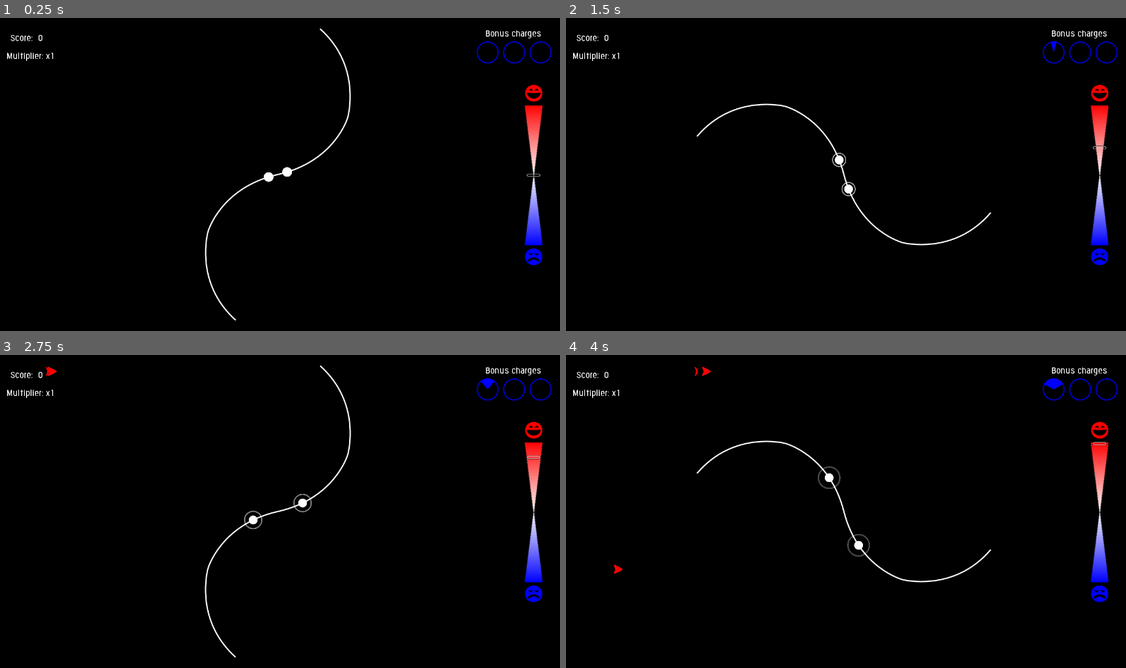
Above: before the commit, frames 1-4 (two rows, left to right).
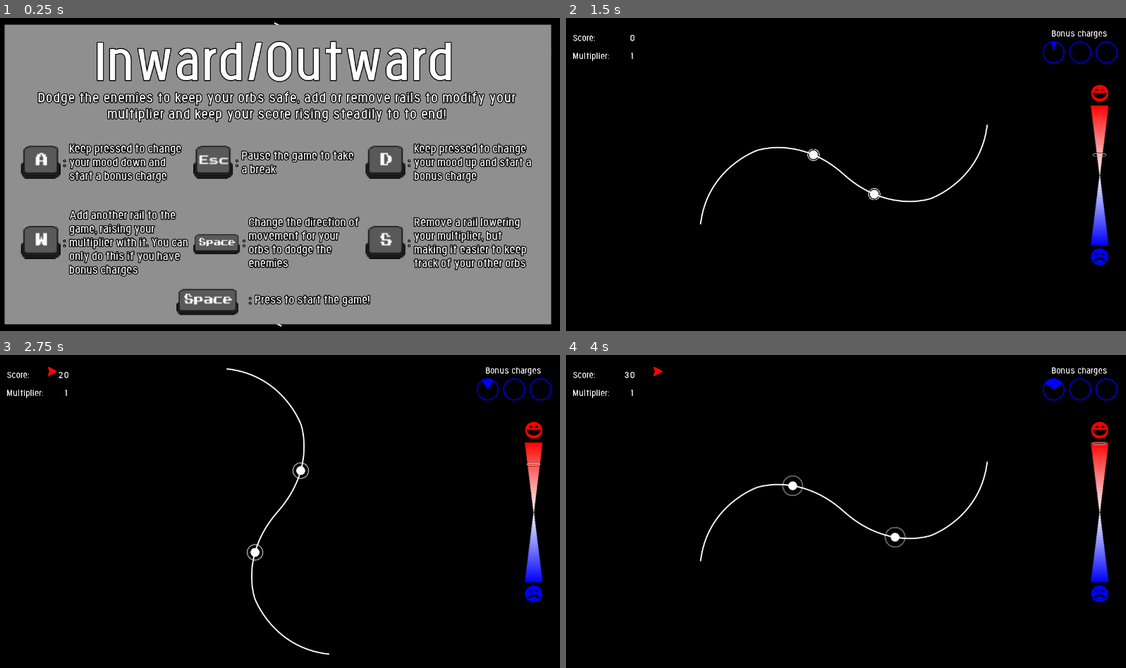
Above: after the commit, the same moments.

Repository: Aramatis/HRM-Game
Game: Godot game, scene res://scenes/levels/inward_outward/inward_outward.tscn
Two runs of this game, one before a commit and one after it. Both use one fixed random seed, a clock stepped at 60 frames per second and the inputs below. This scene is started directly instead of the project's main scene.
Inputs (mouse positions are in pixels of both pictures, inside the frame that each line leads up to):
- Up to frame 1 (0.25 s): no input
- Up to frame 2 (1.5 s): tap Enter at 0.5 s; move the mouse to (874, 174) at 0.52 s; hold Space (main_action) 0.53-1.28 s; hold D (valence_up) from 0.53 s (still down); move the mouse to (818, 174) at 1.27 s; tap W (apply_bonus) at 1.35 s
- Up to frame 3 (2.75 s): keep holding D (valence_up); tap Space (main_action) at 1.55 s; move the mouse to (291, 505) at 2.02 s; hold Space (main_action) from 2.03 s (still down)
- Up to frame 4 (4 s): keep holding D (valence_up); move the mouse to (834, 517) at 2.77 s; release Space (main_action) at 2.78 s; tap S (secondary_action) at 2.85 s; tap Space (main_action) at 3.05 s; move the mouse to (885, 514) at 3.52 s; hold Space (main_action) from 3.53 s (still down)

The runs differ from the first frame. In frame 1, 89% of the frame differs, in the area x 0-99%, y 1-99%; in frame 2, 1.2%; in frame 3, 1.3%; in frame 4, 1.4%.
Error in both runs: Assertion failed. (res://scripts/autoload/settings.gd:40)

Commit message:
Added level introduction screen

Diff:
--- /dev/null
+++ b/scenes/gui/button_tooltip.tscn
@@ -0,0 +1,55 @@
+[gd_scene load_steps=5 format=2]
+
+[ext_resource path="res://assets/theme/fonts/menu_panel_title.tres" type="DynamicFont" id=1]
+[ext_resource path="res://art/keys/Esc-Key.png" type="Texture" id=2]
+[ext_resource path="res://scripts/gui/button_tooltip.gd" type="Script" id=3]
+
+[sub_resource type="AtlasTexture" id=1]
+flags = 4
+atlas = ExtResource( 2 )
+region = Rect2( 0, 5, 32, 27 )
+
+[node name="ButtonTooltip" type="HBoxContainer"]
+margin_right = 383.0
+margin_bottom = 209.0
+grow_vertical = 2
+size_flags_horizontal = 3
+size_flags_vertical = 3
+alignment = 1
+script = ExtResource( 3 )
+__meta__ = {
+"_edit_use_anchors_": false
+}
+button_text = "Write here what the button does in this level."
+button_texture = SubResource( 1 )
+button_stretch_ratio = 2.0
+
+[node name="ButtonTexture" type="TextureRect" parent="."]
+margin_right = 90.0
+margin_bottom = 209.0
+rect_clip_content = true
+size_flags_horizontal = 3
+size_flags_stretch_ratio = 2.0
+texture = SubResource( 1 )
+stretch_mode = 6
+
+[node name="Colon" type="Label" parent="."]
+margin_left = 98.0
+margin_top = 92.0
+margin_right = 103.0
+margin_bottom = 117.0
+custom_fonts/font = ExtResource( 1 )
+text = ":"
+
+[node name="Effect" type="Label" parent="."]
+margin_left = 111.0
+margin_right = 383.0
+margin_bottom = 209.0
+grow_vertical = 2
+size_flags_horizontal = 3
+size_flags_vertical = 5
+size_flags_stretch_ratio = 6.0
+custom_fonts/font = ExtResource( 1 )
+text = "Write here what the button does in this level."
+valign = 1
+autowrap = true
--- /dev/null
+++ b/scenes/levels/color_runner/color_runner.tscn
@@ -0,0 +1,11 @@
+[gd_scene load_steps=2 format=2]
+
+[ext_resource path="res://scenes/levels/base_level.tscn" type="PackedScene" id=1]
+
+[node name="LevelController" instance=ExtResource( 1 )]
+
+[node name="PlatformManager" type="Node2D" parent="World/EnvironmentController" index="0"]
+
+[node name="ObstacleManager" type="Node2D" parent="World/EnvironmentController" index="1"]
+
+[node name="Character" type="Node2D" parent="World/PlayerController" index="0"]
--- a/scenes/levels/inward_outward/inward_outward.tscn
+++ b/scenes/levels/inward_outward/inward_outward.tscn
@@ -25,3 +25,8 @@
 margin_top = 0.200001
 margin_right = 0.400024
 margin_bottom = 0.200012
+level_name = "Inward/Outward"
+level_flavor_text = "Dodge the enemies to keep your orbs safe, add or remove rails to modify your multiplier and keep your score rising steadily to to end!"
+bonus_action_text = "Add another rail to the game, raising your multiplier with it. You can only do this if you have bonus charges"
+main_action_text = "Change the direction of movement for your orbs to dodge the enemies"
+second_action_text = "Remove a rail lowering your multiplier, but making it easier to keep track of your other orbs"
--- a/scenes/levels/level_gui/level_gui.tscn
+++ b/scenes/levels/level_gui/level_gui.tscn
@@ -1,10 +1,46 @@
-[gd_scene load_steps=6 format=2]
+[gd_scene load_steps=19 format=2]
 
 [ext_resource path="res://scenes/gui/affective_slider.tscn" type="PackedScene" id=1]
 [ext_resource path="res://assets/theme/fonts/main_title.tres" type="DynamicFont" id=2]
+[ext_resource path="res://art/keys/Space-Key On.png" type="Texture" id=3]
 [ext_resource path="res://scripts/levels/level_gui/level_gui.gd" type="Script" id=4]
 [ext_resource path="res://scenes/levels/level_gui/score_panel.tscn" type="PackedScene" id=5]
 [ext_resource path="res://scenes/levels/level_gui/bonus_gui.tscn" type="PackedScene" id=6]
+[ext_resource path="res://art/keys/Space-Key Off.png" type="Texture" id=7]
+[ext_resource path="res://assets/theme/fonts/menu_panel_subtitle.tres" type="DynamicFont" id=8]
+[ext_resource path="res://scenes/gui/button_tooltip.tscn" type="PackedScene" id=9]
+[ext_resource path="res://art/keys/A-Key.png" type="Texture" id=10]
+[ext_resource path="res://art/keys/W-Key.png" type="Texture" id=11]
+[ext_resource path="res://art/keys/D-Key.png" type="Texture" id=12]
+[ext_resource path="res://art/keys/S-Key.png" type="Texture" id=13]
+
+[sub_resource type="AtlasTexture" id=2]
+flags = 4
+atlas = ExtResource( 10 )
+region = Rect2( 0, 5, 32, 27 )
+
+[sub_resource type="AtlasTexture" id=1]
+flags = 4
+atlas = ExtResource( 12 )
+region = Rect2( 0, 5, 32, 27 )
+
+[sub_resource type="AtlasTexture" id=3]
+flags = 4
+atlas = ExtResource( 11 )
+region = Rect2( 0, 5, 32, 27 )
+
+[sub_resource type="AtlasTexture" id=4]
+flags = 4
+atlas = ExtResource( 13 )
+region = Rect2( 0, 5, 32, 27 )
+
+[sub_resource type="AnimatedTexture" id=5]
+flags = 4
+frames = 2
+fps = 2.0
+frame_0/texture = ExtResource( 7 )
+frame_1/texture = ExtResource( 3 )
+frame_1/delay_sec = 0.0
 
 [node name="LevelGui" type="Control"]
 pause_mode = 2
@@ -15,9 +51,15 @@
 mouse_filter = 2
 script = ExtResource( 4 )
 __meta__ = {
+"_edit_lock_": true,
 "_edit_use_anchors_": false
 }
 slider_location = 3
+level_name = "Level Name"
+level_flavor_text = "This is the level flavor text, put a little intro here explaining the level objective and mechanics."
+bonus_action_text = "Bonus action description."
+main_action_text = "Main action description."
+second_action_text = "Secondary action description."
 
 [node name="ScorePanel" parent="." instance=ExtResource( 5 )]
 margin_right = -3.05176e-05
@@ -79,3 +121,144 @@
 __meta__ = {
 "_edit_use_anchors_": false
 }
+
+[node name="IntroLayer" type="CanvasLayer" parent="."]
+pause_mode = 2
+layer = 127
+
+[node name="Panel" type="ColorRect" parent="IntroLayer"]
+anchor_right = 1.0
+anchor_bottom = 1.0
+margin_left = 20.0
+margin_top = 20.0
+margin_right = -20.0
+margin_bottom = -20.0
+color = Color( 0.560784, 0.560784, 0.560784, 1 )
+__meta__ = {
+"_edit_use_anchors_": false
+}
+
+[node name="PanelLayout" type="VBoxContainer" parent="IntroLayer/Panel"]
+anchor_left = 0.03
+anchor_top = 0.03
+anchor_right = 0.97
+anchor_bottom = 0.97
+grow_horizontal = 2
+grow_vertical = 2
+__meta__ = {
+"_edit_use_anchors_": false
+}
+
+[node name="LevelName" type="Label" parent="IntroLayer/Panel/PanelLayout"]
+margin_right = 1165.0
+margin_bottom = 121.0
+grow_horizontal = 2
+grow_vertical = 2
+rect_pivot_offset = Vector2( 583, 61 )
+size_flags_vertical = 1
+custom_fonts/font = ExtResource( 2 )
+text = "Level Name"
+align = 1
+__meta__ = {
+"_edit_use_anchors_": false
+}
+
+[node name="LevelFlavorText" type="Label" parent="IntroLayer/Panel/PanelLayout"]
+margin_top = 129.0
+margin_right = 1165.0
+margin_bottom = 197.0
+grow_horizontal = 2
+grow_vertical = 2
+rect_pivot_offset = Vector2( 583, 61 )
+size_flags_vertical = 1
+custom_fonts/font = ExtResource( 8 )
+text = "This is the level flavor text, put a little intro here explaining the level objective and mechanics "
+align = 1
+autowrap = true
+__meta__ = {
+"_edit_use_anchors_": false
+}
+
+[node name="DefaultButtons" type="HBoxContainer" parent="IntroLayer/Panel/PanelLayout"]
+margin_top = 205.0
+margin_right = 1165.0
+margin_bottom = 379.0
+size_flags_vertical = 3
+size_flags_stretch_ratio = 0.5
+
+[node name="ValenceDown" parent="IntroLayer/Panel/PanelLayout/DefaultButtons" instance=ExtResource( 9 )]
+margin_bottom = 174.0
+button_text = "Keep pressed to change your mood down and start a bonus charge"
+button_texture = SubResource( 2 )
+
+[node name="PauseButton" parent="IntroLayer/Panel/PanelLayout/DefaultButtons" instance=ExtResource( 9 )]
+margin_left = 391.0
+margin_right = 774.0
+margin_bottom = 174.0
+button_text = "Pause the game to take a break"
+
+[node name="ValenceUp" parent="IntroLayer/Panel/PanelLayout/DefaultButtons" instance=ExtResource( 9 )]
+margin_left = 782.0
+margin_right = 1165.0
+margin_bottom = 174.0
+button_text = "Keep pressed to change your mood up and start a bonus charge"
+button_texture = SubResource( 1 )
+
+[node name="LevelButtons" type="HBoxContainer" parent="IntroLayer/Panel/PanelLayout"]
+margin_top = 387.0
+margin_right = 1165.0
+margin_bottom = 561.0
+size_flags_vertical = 3
+size_flags_stretch_ratio = 0.5
+
+[node name="BonusAction" parent="IntroLayer/Panel/PanelLayout/LevelButtons" instance=ExtResource( 9 )]
+margin_bottom = 174.0
+button_text = "Bonus action description."
+button_texture = SubResource( 3 )
+
+[node name="PrimaryAction" parent="IntroLayer/Panel/PanelLayout/LevelButtons" instance=ExtResource( 9 )]
+margin_left = 391.0
+margin_right = 774.0
+margin_bottom = 174.0
+button_text = "Main action description."
+button_texture = ExtResource( 7 )
+button_stretch_ratio = 2.5
+
+[node name="SecondaryAction" parent="IntroLayer/Panel/PanelLayout/LevelButtons" instance=ExtResource( 9 )]
+margin_left = 782.0
+margin_right = 1165.0
+margin_bottom = 174.0
+button_text = "Secondary action description."
+button_texture = SubResource( 4 )
+
+[node name="StartTooltip" type="HBoxContainer" parent="IntroLayer/Panel/PanelLayout"]
+margin_top = 569.0
+margin_right = 1165.0
+margin_bottom = 639.0
+size_flags_horizontal = 3
+size_flags_vertical = 3
+size_flags_stretch_ratio = 0.2
+alignment = 1
+
+[node name="Padding1" type="Control" parent="IntroLayer/Panel/PanelLayout/StartTooltip"]
+margin_right = 328.0
+margin_bottom = 70.0
+size_flags_horizontal = 3
+size_flags_vertical = 3
+size_flags_stretch_ratio = 0.6
+
+[node name="ButtonTooltip" parent="IntroLayer/Panel/PanelLayout/StartTooltip" instance=ExtResource( 9 )]
+margin_left = 336.0
+margin_right = 883.0
+margin_bottom = 70.0
+button_text = "Press to start the game!"
+button_texture = SubResource( 5 )
+button_stretch_ratio = 3.0
+
+[node name="Padding2" type="Control" parent="IntroLayer/Panel/PanelLayout/StartTooltip"]
+margin_left = 891.0
+margin_right = 1165.0
+margin_bottom = 70.0
+size_flags_horizontal = 3
+size_flags_vertical = 3
+size_flags_stretch_ratio = 0.5
--- a/scenes/levels/level_gui/score_panel.tscn
+++ b/scenes/levels/level_gui/score_panel.tscn
@@ -5,9 +5,11 @@
 
 [node name="ScorePanel" type="Control"]
 pause_mode = 1
-anchor_right = 0.125
+anchor_right = 0.11
 anchor_bottom = 0.125
-rect_min_size = Vector2( 160, 42 )
+margin_right = -0.800003
+margin_bottom = 7.62939e-06
+rect_min_size = Vector2( 141, 42 )
 mouse_filter = 2
 size_flags_horizontal = 0
 size_flags_vertical = 0
@@ -23,7 +25,6 @@
 anchor_bottom = 0.5
 margin_right = 0.199989
 text = "Score: "
-align = 2
 valign = 1
 __meta__ = {
 "_edit_lock_": true,
@@ -31,10 +32,11 @@
 }
 
 [node name="PointsLabel" type="Label" parent="."]
-anchor_left = 0.43
 anchor_right = 1.0
 anchor_bottom = 0.5
+grow_horizontal = 0
 text = "0"
+align = 2
 valign = 1
 __meta__ = {
 "_edit_lock_": true,
@@ -46,8 +48,7 @@
 anchor_right = 0.6
 anchor_bottom = 1.0
 margin_right = 3.0
-text = "Multiplier: x"
-align = 2
+text = "Multiplier: "
 valign = 1
 __meta__ = {
 "_edit_lock_": true,
@@ -61,7 +62,9 @@
 anchor_bottom = 1.0
 margin_left = -0.200012
 margin_right = -1.52588e-05
+grow_horizontal = 0
 text = "1"
+align = 2
 valign = 1
 __meta__ = {
 "_edit_lock_": true,
--- /dev/null
+++ b/scripts/gui/button_tooltip.gd
@@ -0,0 +1,63 @@
+tool
+extends HBoxContainer
+
+# * Signals
+
+# * Variables
+# Button function text
+export (String, MULTILINE) var button_text := "" setget set_button_text, get_button_text
+# Button texture
+export (Texture) var button_texture setget set_button_texture, get_button_texture
+# Button texture's stretch ratio
+export (float) var button_stretch_ratio setget set_button_stretch_ratio, get_button_stretch_ratio
+# Button texture's TextureRect
+var _texture_rect: TextureRect
+# Button function's label
+var _text_label: Label
+
+# * Functions
+
+
+# Called when the node enters the scene tree for the first time.
+func _ready() -> void:
+	_text_label = $Effect
+	_texture_rect = $ButtonTexture
+	set_button_text(button_text)
+	set_button_texture(button_texture)
+	set_button_stretch_ratio(button_stretch_ratio)
+
+
+# Sets the variable button_text to the given value
+func set_button_text(text: String) -> void:
+	if _text_label:
+		_text_label.set_text(text)
+	button_text = text
+
+
+# Returns the value of the variable button_text
+func get_button_text() -> String:
+	return button_text
+
+
+# Sets the variable button_texture to the given value
+func set_button_texture(texture: Texture) -> void:
+	if _texture_rect:
+		_texture_rect.set_texture(texture)
+	button_texture = texture
+
+
+# Returns the value of the variable button_texture
+func get_button_texture() -> Texture:
+	return button_texture
+
+
+# Sets the variable button_stretch_ratio to the given value
+func set_button_stretch_ratio(ratio: float) -> void:
+	if _texture_rect:
+		_texture_rect.set_stretch_ratio(ratio)
+	button_stretch_ratio = ratio
+
+
+# Returns the value of the variable button_stretch_ratio
+func get_button_stretch_ratio() -> float:
+	return button_stretch_ratio
--- a/scripts/levels/base_level/level_controller.gd
+++ b/scripts/levels/base_level/level_controller.gd
@@ -73,8 +73,11 @@
 		self, "_ignore_hrm_ready", "update_hr", "_handle_hrm_error"
 	)
 	level_gui.connect("valence_change", self, "_update_valence")
-	# Capture the user's mouse
-	Input.set_mouse_mode(Input.MOUSE_MODE_CAPTURED)
+	# Show user's mouse while the introduction screen is on
+	Input.set_mouse_mode(Input.MOUSE_MODE_VISIBLE)
+	# Pause the game while the introduction screen is on
+	get_tree().paused = true
+	_paused = true
 
 
 # Called when an input is given by the user
@@ -110,6 +113,11 @@
 		_end_timer.start()
 		_adjust_timer.start()
 		level_gui.set_active(true)
+		# Capture the user's mouse
+		Input.set_mouse_mode(Input.MOUSE_MODE_CAPTURED)
+		# Unpause the game
+		get_tree().paused = false
+		_paused = false
 
 
 # Ends the level
@@ -216,20 +224,22 @@
 
 # Handles any level wide effects of the main action
 func _on_main_pressed() -> void:
-	if not _paused:
+	if _started and not _paused:
 		get_tree().call_group("controllers", "main_used")
+	elif not _started:
+		start()
 
 
 # Handles any level wide effects of the secondary action
 func _on_secondary_pressed() -> void:
-	if not _paused:
+	if _started and not _paused:
 		get_tree().call_group("controllers", "secondary_used")
 
 
 # Handles any level wide effects of a bonus press, raises the multiplier if a
 # bonus can be used by default
 func _on_bonus_pressed() -> void:
-	if not _paused:
+	if _started and not _paused:
 		var used = level_gui.apply_bonus()
 		if used:
 			get_tree().call_group("controllers", "bonus_used")
@@ -238,13 +248,14 @@
 
 # Handles the pausing of the level
 func _on_pause_pressed() -> void:
-	if _paused:
-		Input.set_mouse_mode(Input.MOUSE_MODE_CAPTURED)
-		level_gui.hide_pause()
-		get_tree().paused = false
-		_paused = false
-	else:
-		Input.set_mouse_mode(Input.MOUSE_MODE_VISIBLE)
-		level_gui.show_pause()
-		get_tree().paused = true
-		_paused = true
+	if _started:
+		if _paused:
+			Input.set_mouse_mode(Input.MOUSE_MODE_CAPTURED)
+			level_gui.hide_pause()
+			get_tree().paused = false
+			_paused = false
+		else:
+			Input.set_mouse_mode(Input.MOUSE_MODE_VISIBLE)
+			level_gui.show_pause()
+			get_tree().paused = true
+			_paused = true
--- a/scripts/levels/level_gui/level_gui.gd
+++ b/scripts/levels/level_gui/level_gui.gd
@@ -13,8 +13,14 @@
 export (Edges) var slider_location := Edges.RIGHT setget set_slider_location, get_slider_location
 export (Corners) var bonus_location := Corners.UPPER_RIGHT setget set_bonus_location, get_bonus_location
 export (Corners) var score_location := Corners.UPPER_LEFT setget set_score_location, get_score_location
+export (String) var level_name := "" setget set_level_name, get_level_name
+export (String, MULTILINE) var level_flavor_text := "" setget set_level_flavor_text, get_level_flavor_text
+export (String, MULTILINE) var bonus_action_text := "" setget set_bonus_action_text, get_bonus_action_text
+export (String, MULTILINE) var main_action_text := "" setget set_main_action_text, get_main_action_text
+export (String, MULTILINE) var second_action_text := "" setget set_second_action_text, get_second_action_text
 var active := false setget set_active, get_active
 var _pause_layer: CanvasLayer
+var _intro_layer: CanvasLayer
 var _slider: Control
 var _bonus: Control
 var _score: Control
@@ -29,6 +35,12 @@
 	_bonus = $BonusGui
 	_score = $ScorePanel
 	_pause_layer = $PauseLayer
+	_intro_layer = $IntroLayer
+	set_level_name(level_name)
+	set_level_flavor_text(level_flavor_text)
+	set_main_action_text(main_action_text)
+	set_second_action_text(second_action_text)
+	set_bonus_action_text(bonus_action_text)
 	_current_multiplier = 1
 	_slider.connect("valence_increased", self, "valence_up")
 	_slider.connect("valence_decreased", self, "valence_down")
@@ -98,6 +110,8 @@
 func set_active(on: bool) -> void:
 	active = on
 	_score.set_active(on)
+	if _intro_layer:
+		remove_intro()
 
 
 # Returns the value of the variable active
@@ -134,6 +148,12 @@
 	_pause_layer.set_layer(-128)
 
 
+# Removes the intro screen
+func remove_intro() -> void:
+	if _intro_layer:
+		_intro_layer.queue_free()
+
+
 # Returns the current load speed for the bonus
 func get_bonus_load_spd() -> float:
 	return _bonus.get_load_speed()
@@ -152,3 +172,86 @@
 # Sets a new load speed for the bonus
 func set_score_spd(spd: float) -> void:
 	_score.set_score_speed(spd)
+
+
+# Sets the text of a variable in the intro screen
+func set_intro_screen_text(text: String, target_path: String, button := false):
+	if _intro_layer:
+		var target_node = _intro_layer.get_node(target_path)
+		if button:
+			target_node.set_button_text(text)
+		else:
+			target_node.set_text(text)
+
+
+# Gets the text of a variable in the intro screen
+func get_intro_screen_text(target_path: String, button := false) -> String:
+	var text := ""
+	if _intro_layer:
+		var target_node = _intro_layer.get_node(target_path)
+		if button:
+			target_node.get_button_text()
+		else:
+			target_node.get_text()
+	return text
+
+
+# Sets the variable level_name to the given value
+func set_level_name(lvl_name: String) -> void:
+	set_intro_screen_text(lvl_name, "Panel/PanelLayout/LevelName")
+	level_name = lvl_name
+
+
+# Returns the value of the variable level_name
+func get_level_name() -> String:
+	return level_name
+
+
+# Sets the variable level_flavor_text to the given value
+func set_level_flavor_text(flavor_text: String) -> void:
+	set_intro_screen_text(flavor_text, "Panel/PanelLayout/LevelFlavorText")
+	level_flavor_text = flavor_text
+
+
+# Returns the value of the variable level_flavor_text
+func get_level_flavor_text() -> String:
+	return level_flavor_text
+
+
+# Sets the variable bonus_action_text to the given value
+func set_bonus_action_text(action_text: String) -> void:
+	set_intro_screen_text(
+		action_text, "Panel/PanelLayout/LevelButtons/BonusAction", true
+	)
+	bonus_action_text = action_text
+
+
+# Returns the value of the variable bonus_action_text
+func get_bonus_action_text() -> String:
+	return bonus_action_text
+
+
+# Sets the variable main_action_text to the given value
+func set_main_action_text(action_text: String) -> void:
+	set_intro_screen_text(
+		action_text, "Panel/PanelLayout/LevelButtons/PrimaryAction", true
+	)
+	main_action_text = action_text
+
+
+# Returns the value of the variable main_action_text
+func get_main_action_text() -> String:
+	return main_action_text
+
+
+# Sets the variable second_action_text to the given value
+func set_second_action_text(action_text: String) -> void:
+	set_intro_screen_text(
+		action_text, "Panel/PanelLayout/LevelButtons/SecondaryAction", true
+	)
+	second_action_text = action_text
+
+
+# Returns the value of the variable second_action_text
+func get_second_action_text() -> String:
+	return second_action_text
--- a/scripts/levels/level_gui/score_panel.gd
+++ b/scripts/levels/level_gui/score_panel.gd
@@ -16,13 +16,13 @@
 var _multiplier_gui: Label
 var _anchors := {
 	Location.UPPER_LEFT:
-	{MARGIN_LEFT: 0, MARGIN_RIGHT: 0.125, MARGIN_TOP: 0, MARGIN_BOTTOM: 0.1},
+	{MARGIN_LEFT: 0, MARGIN_RIGHT: 0.11, MARGIN_TOP: 0, MARGIN_BOTTOM: 0.1},
 	Location.UPPER_RIGHT:
-	{MARGIN_LEFT: 0.875, MARGIN_RIGHT: 1, MARGIN_TOP: 0, MARGIN_BOTTOM: 0.1},
+	{MARGIN_LEFT: 0.89, MARGIN_RIGHT: 1, MARGIN_TOP: 0, MARGIN_BOTTOM: 0.1},
 	Location.LOWER_LEFT:
-	{MARGIN_LEFT: 0, MARGIN_RIGHT: 0.125, MARGIN_TOP: 0.9, MARGIN_BOTTOM: 1},
+	{MARGIN_LEFT: 0, MARGIN_RIGHT: 0.11, MARGIN_TOP: 0.9, MARGIN_BOTTOM: 1},
 	Location.LOWER_RIGHT:
-	{MARGIN_LEFT: 0.875, MARGIN_RIGHT: 1, MARGIN_TOP: 0.9, MARGIN_BOTTOM: 1},
+	{MARGIN_LEFT: 0.89, MARGIN_RIGHT: 1, MARGIN_TOP: 0.9, MARGIN_BOTTOM: 1},
 }
 
 # * Functions
Binary file added: art/keys/Space-Key Off.png
Binary file added: art/keys/Space-Key On.png
